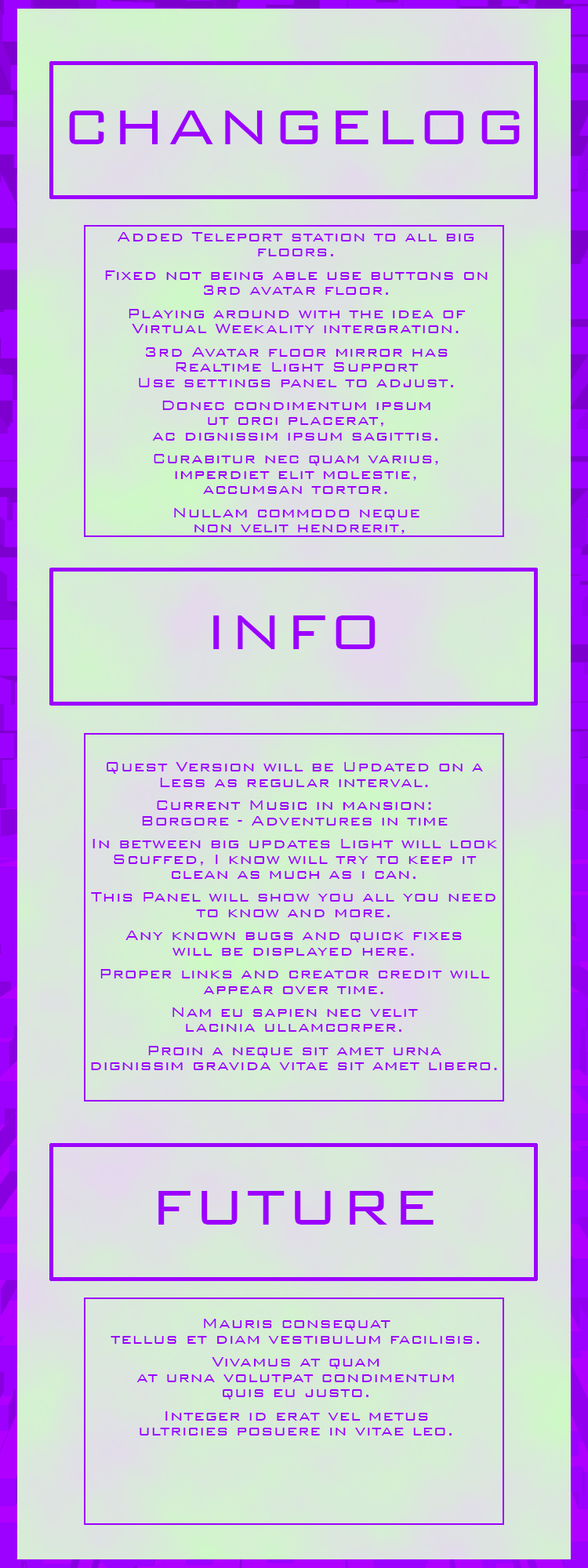
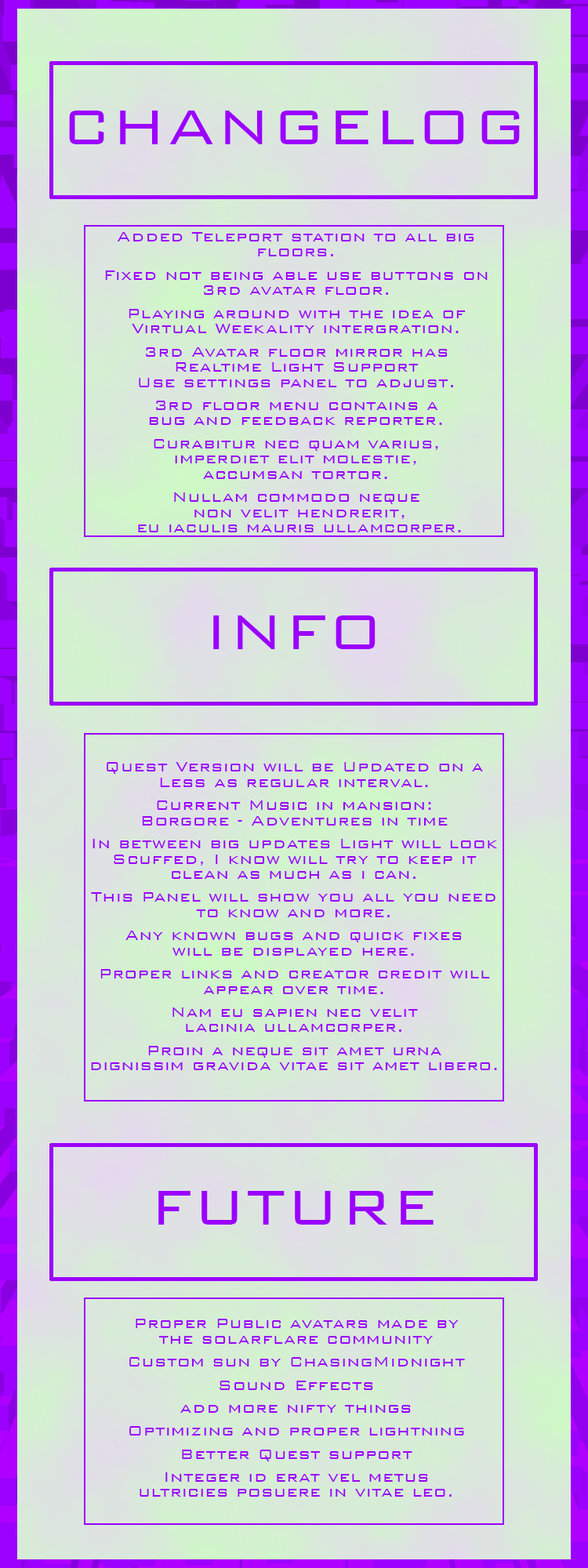
Layered file, before and after one edit (588x1568). Changes by layer:
painted on "Added Teleport station to all big floors. Fixed not being" over [137, 400, 461, 534]
renamed "Mauris consequat tellus et diam vestibulum facilisis. Vi" to "Proper Public avatars made by the solarflare community Cu", painted on it over [110, 1318, 480, 1497]
